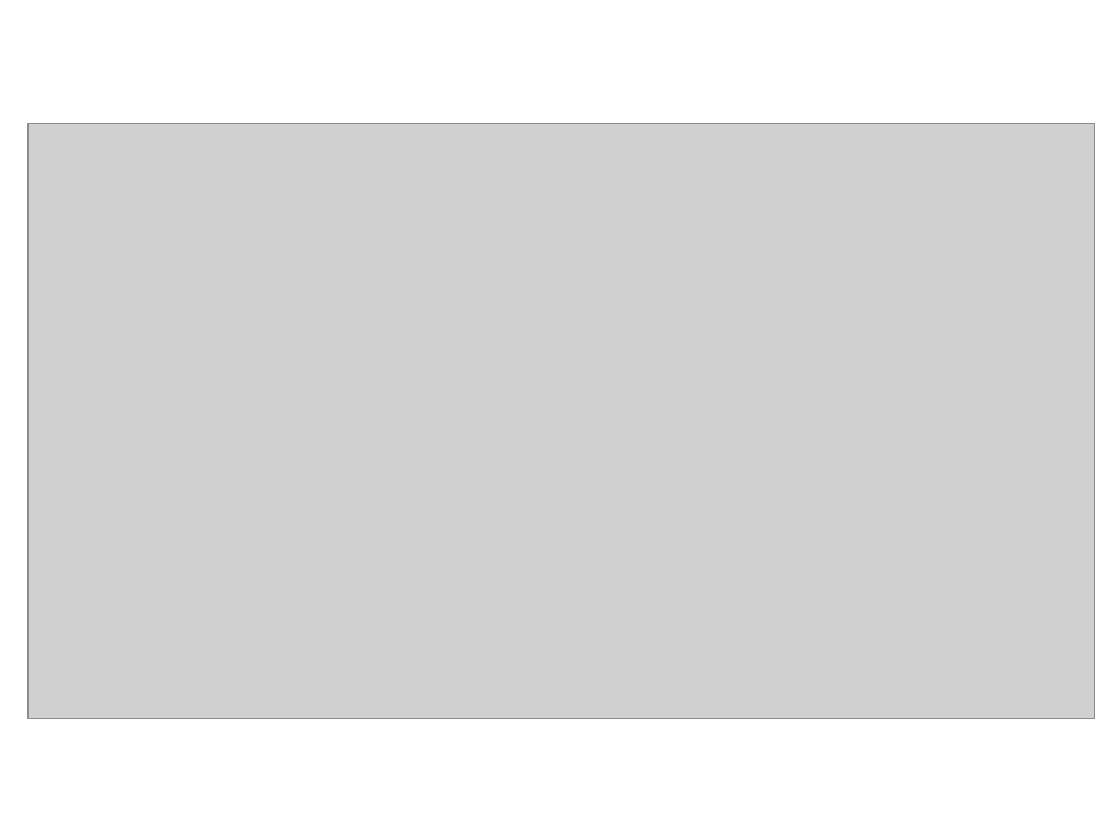
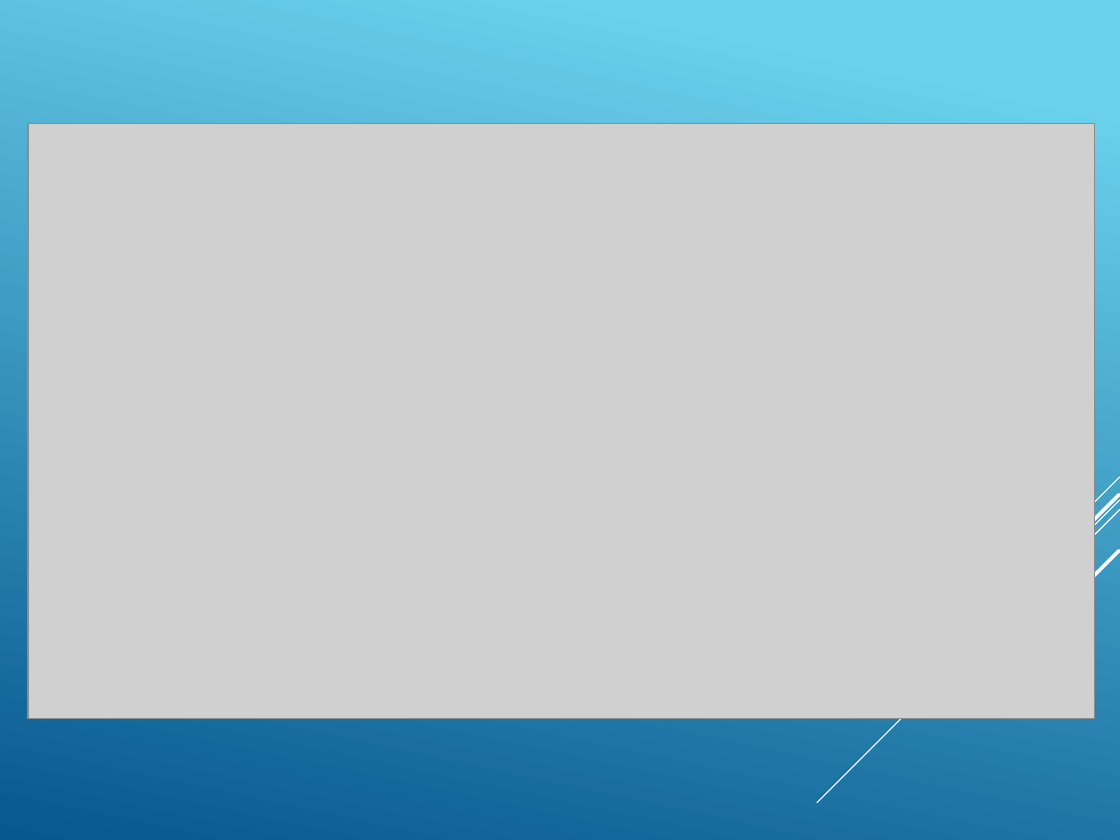
Before and after one commit to GilesMunn/artbud, a slide deck: slide 1 of presentation_material/powerpoint.pptx. Drawn at 1120x840 pixels with LibreOffice and Linux fonts; fonts in the diff are those of the drawing; grey boxes stand for pictures. Boxes give left, top, right and bottom in pixels: in the first picture for what was removed or moved away, otherwise in the second. Text is boxed around its words. In the diff, an @@ line names an element or a change of style, - is before the commit and + after.

```diff
--- a/presentation_material/powerpoint.pptx
+++ b/presentation_material/powerpoint.pptx
@@ background #FFFFFF to gradient #6ED2EB to #06588E @@
@@ group added at <box>818,477,1120,803</box>: 5 lines @@
```
Also in this commit, not shown: 2 other slides changed, 4 slides added, 4 slides removed.
